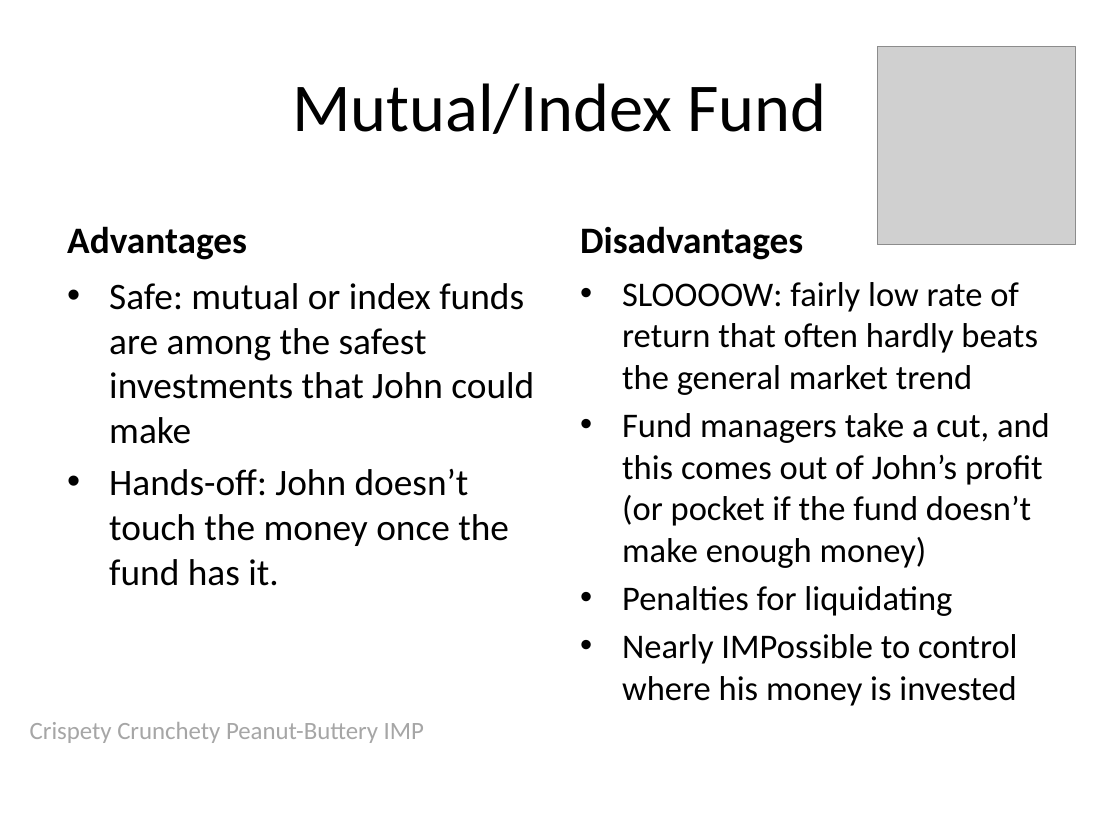
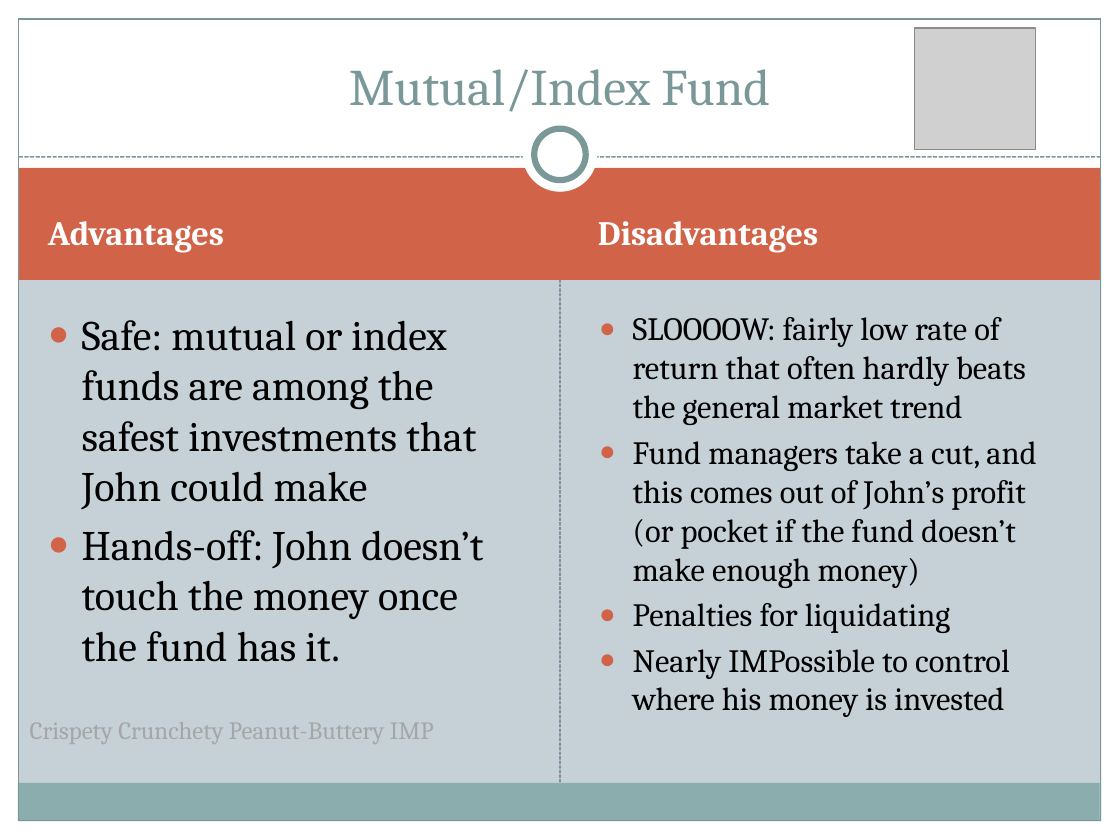
Before and after one commit to ChrisBye/rpi-imp, a slide deck: slide 3 of final presentation/justification and vision.pptx. Drawn at 1120x840 pixels with LibreOffice and Linux fonts; fonts in the diff are those of the drawing; grey boxes stand for pictures. Boxes give left, top, right and bottom in pixels: in the first picture for what was removed or moved away, otherwise in the second. Text is boxed around its words. In the diff, an @@ line names an element or a change of style, - is before the commit and + after.

```diff
--- a/final presentation/justification and vision.pptx
+++ b/final presentation/justification and vision.pptx
@@ background #FFFFFF to #C5D1D7 @@
@@ rectangle added at box(0, 0, 1120, 177), fill #FFFFFF @@
@@ rectangle added at box(0, 0, 19, 840), fill #FFFFFF @@
@@ rectangle added at box(19, 19, 1101, 821), outline #7C999A 0.75 pt @@
@@ title "Mutual/Index Fund": place and size @@
-title "Mutual/Index Fund" at box(292, 83, 827, 134)
+title "Mutual/Index Fund" at box(349, 69, 770, 112)
@@ title "Mutual/Index Fund" at box(349, 69, 770, 112): size 44 to 33 pt, font Calibri to Cambria, text colour #000000 to #7C999A; vertical alignment middle to bottom @@
@@ picture: place and size @@
-picture at box(877, 47, 1075, 245)
+picture at box(915, 28, 1036, 149)
@@ rectangle added at box(1101, 0, 1120, 840), fill #FFFFFF @@
@@ ellipse added at box(523, 118, 598, 193), fill #FFFFFF @@
@@ ellipse added at box(534, 129, 586, 180), fill #FFFFFF, outline #7C999A 4 pt @@
@@ rectangle added at box(19, 168, 1101, 280), fill #D16349 @@
@@ line added from (19, 157) to (1101, 157), #7C999A 0.9 pt dashed @@
@@ text "Advantages" at box(48, 221, 224, 252): size 24 to 22 pt, font Calibri to Cambria, text colour #000000 to #FFFFFF; vertical alignment bottom to middle @@
@@ text "Advantages": place and size @@
-text "Advantages" at box(67, 226, 247, 260)
+text "Advantages" at box(48, 221, 224, 252)
@@ text "Disadvantages": place and size @@
-text "Disadvantages" at box(580, 226, 803, 260)
+text "Disadvantages" at box(598, 221, 818, 252)
@@ text "Disadvantages" at box(598, 221, 818, 252): size 24 to 22 pt, font Calibri to Cambria, text colour #000000 to #FFFFFF; vertical alignment bottom to middle @@
@@ line added from (560, 783) to (560, 270), #646B86 0.75 pt dashed @@
@@ text "Safe: mutual or index funds ...": place and size @@
-text "Safe: mutual or index funds ..." at box(109, 283, 534, 586)
+text "Safe: mutual or index funds ..." at box(82, 320, 483, 662)
@@ text "Safe: mutual or index funds ..." at box(82, 320, 483, 662): size 24 to 27 pt, font Calibri to Cambria; bullet • to ● @@
@@ text "SLOOOOW: fairly low rate of ...": place and size @@
-text "SLOOOOW: fairly low rate of ..." at box(622, 282, 1050, 706)
+text "SLOOOOW: fairly low rate of ..." at box(633, 317, 1036, 717)
@@ text "SLOOOOW: fairly low rate of ..." at box(633, 317, 1036, 717): size 22.2 to 20.9 pt, font Calibri to Cambria; bullet • to ● @@
@@ text "Crispety Crunchety Peanut-Buttery IMP" at box(30, 722, 434, 744): font Calibri to Cambria @@
@@ rectangle added at box(18, 783, 1100, 821), fill #8CADAE @@
@@ rectangle added at box(0, 821, 1120, 840), fill #FFFFFF @@
```
Also in this commit, not shown: 10 other slides changed.
